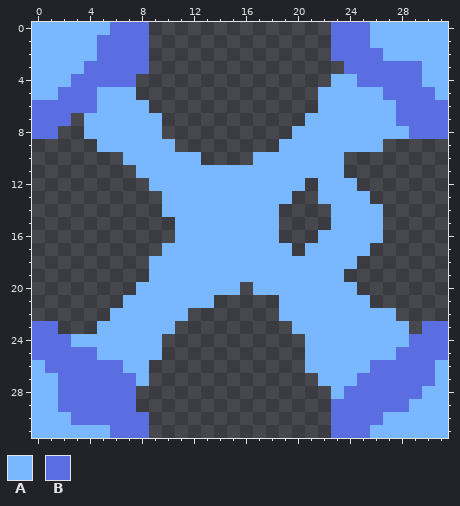
File history of a pixel-art sprite, sprites/blocks/distribution/flagella-top-3.png. Above, as it was before the edit.
The file is 32x32 pixels.
Palette (. is transparent): A #79b7ff  B #5b6ee1
Pixels before, first column x 0:
 0 AAAAAABBB..............BBBAAAAAA
 1 AAAAABBBB..............BBBAAAAAA
 2 AAAAABBBB..............BBBBAAAAA
 3 AAAABBBBB...............BBBBBBAA
 4 AAABBBBB...............AABBBBBAA
 5 AABBBAAA..............AAAAABBBBA
 6 BBBBBAAAA.............AAAAAABBBB
 7 BBB.AAAAAA...........AAAAAAABBBB
 8 BB..AAAAAA..........AAAAAAAAABBB
 9 .....AAAAAA........AAAAAAAA.....
10 .......AAAAAA....AAAAAAA........
11 ........AAAAAAAAAAAAAAAA........
12 .........AAAAAAAAAAAA.AAA.......
13 ..........AAAAAAAAAA..AAAA......
14 ..........AAAAAAAAA....AAAA.....
15 ...........AAAAAAAA....AAAA.....
16 ...........AAAAAAAA...AAAAA.....
17 ..........AAAAAAAAAA.AAAAA......
18 .........AAAAAAAAAAAAAAAA.......
19 .........AAAAAAAAAAAAAAA........
20 ........AAAAAAAA.AAAAAAAA.......
21 .......AAAAAAA.....AAAAAAA......
22 ......AAAAAA.......AAAAAAAAA....
23 BB...AAAAAA.........AAAAAAAAA.BB
24 BBBAAAAAAA...........AAAAAAAABBB
25 BBBBBAAAAA...........AAAAAAABBBB
26 ABBBBBBAA............AAAAABBBBBA
27 AABBBBBBA.............AAABBBBBBA
28 AABBBBBB...............ABBBBBBAA
29 AABBBBBB...............BBBBBBAAA
30 AAABBBBBB..............BBBBAAAAA
31 AAAAAABBB..............BBBAAAAAA
The same view after the edit:
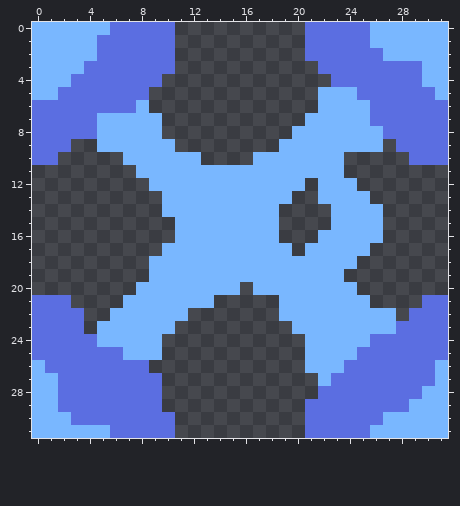
The exact change:
The author put colour B in rows 0 to 2 at x 9 to 10 and 21 to 22; in row 3 at x 9 to 10 and 22 to 23; in row 4 at x 8 to 9; in row 5 at x 8; in row 7 at x 3; in row 8 at x 2 to 3.
The author put colour B in row 9 at x 0 to 2 and 28 to 31; in row 10 at x 0 to 1 and 29 to 31; in row 21 at x 0 to 2 and 30 to 31; in row 22 at x 0 to 3 and 29 to 31; in row 23 at x 2 to 3 and 29; in row 27 at x 9.
The author put colour B in row 28 at x 8 to 9 and 22; in row 29 at x 8 to 9 and 21 to 22; in rows 30 to 31 at x 9 to 10 and 21 to 22.
Colour A becomes colour B in row 4 at x 23 to 24; in row 5 at x 5 to 7 and 25 to 26; in row 6 at x 5 to 7 and 26 to 27; in row 7 at x 4 and 26 to 27; in row 8 at x 4 and 27 to 28; in row 23 at x 28.
Colour A becomes colour B in row 24 at x 3 to 4 and 26 to 28; in row 25 at x 5 to 6 and 25 to 27; in row 26 at x 7 to 8 and 24 to 25; in row 27 at x 8 and 23 to 24; in row 28 at x 23.
